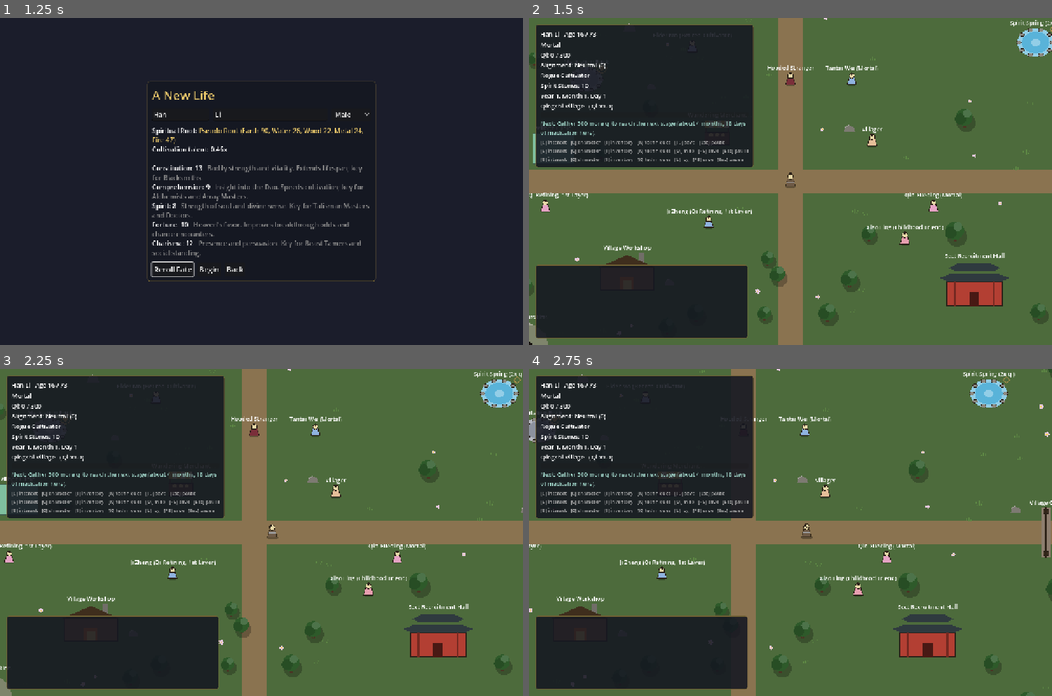
Above: before the commit, frames 1-4 (two rows, left to right).
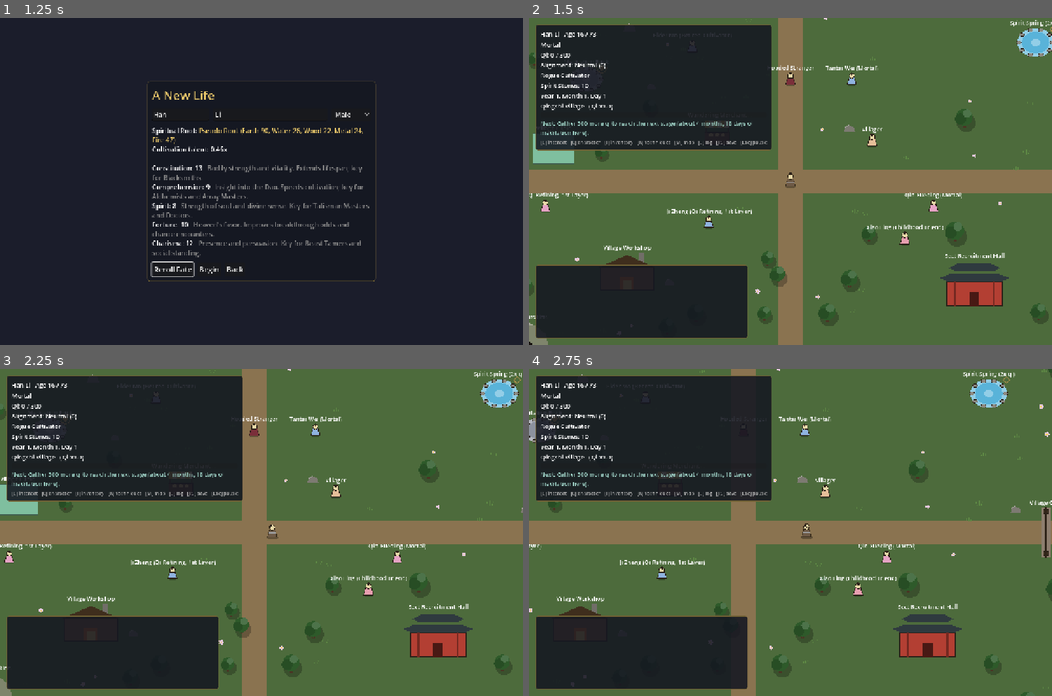
Above: after the commit, the same moments.

Repository: samridghimire/cultivation-game
Game: Godot game, scene res://src/ui/main_menu.tscn
Same seed, same stepped clock (60 frames per second), same inputs: the game is played once before the commit and once after it.
Inputs (mouse positions are in pixels of both pictures, inside the frame that each line leads up to):
- Up to frame 1 (1.25 s): click "New Game" at 0.5 s
- Up to frame 2 (1.5 s): click "Begin" at 1.25 s
- Up to frame 3 (2.25 s): tap Enter at 2 s; move the mouse to (376, 516) at 2.02 s; hold D (move_right) from 2.03 s (still down); hold E (interact) from 2.03 s (still down); click (376, 516) at 2.17 s
- Up to frame 4 (2.75 s): keep holding D (move_right); keep holding E (interact)

Frame 1 is identical in both runs. In frame 2, 3.8% of the frame differs, in the area x 1-47%, y 2-46%; in frame 3, 3.8%; in frame 4, 3.8%.

Commit message:
hud: one key-hint line (map + log)

Diff:
--- a/src/ui/hud.gd
+++ b/src/ui/hud.gd
@@ -184,9 +184,7 @@
 	_hint.autowrap_mode = TextServer.AUTOWRAP_WORD_SMART
 	_hint.custom_minimum_size = Vector2(316, 0)
 	box.add_child(_hint)
-	box.add_child(UIStyle.label("[E] interact   [C] character   [I] inventory   [K] techniques   [F5] save   [Esc] pause", 12, Color(0.7, 0.7, 0.7)))
-	box.add_child(UIStyle.label("[E] interact   [C] character   [I] inventory   [K] techniques   [M] map   [F5] save   [Esc] pause", 12, Color(0.7, 0.7, 0.7)))
-	box.add_child(UIStyle.label("[E] interact   [C] character   [I] inventory   [K] techniques   [L] log   [F5] save   [Esc] pause", 12, Color(0.7, 0.7, 0.7)))
+	box.add_child(UIStyle.label("[E] interact   [C] character   [I] inventory   [K] techniques   [M] map   [L] log   [F5] save   [Esc] pause", 12, Color(0.7, 0.7, 0.7)))
 	add_child(panel)
 
 
